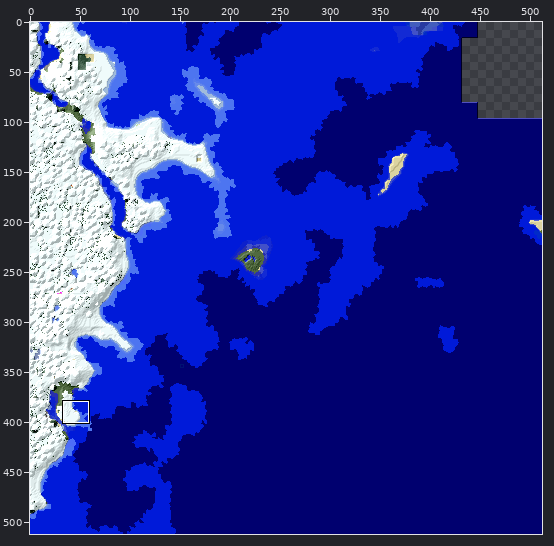
One commit to this sprite sheet: tile.-13.-1.png. Above, an overview of the earlier version with the close-up marked.
Close-up. First the earlier version:
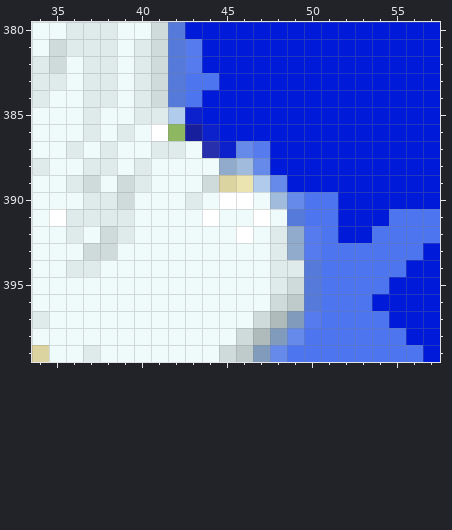
The file is 512x512 pixels. Colours within 5 levels of each other are drawn and written as one. Shown: x 34..57, y 380..399. The commit also changed other parts of the picture, which this record leaves out.
Once edited:
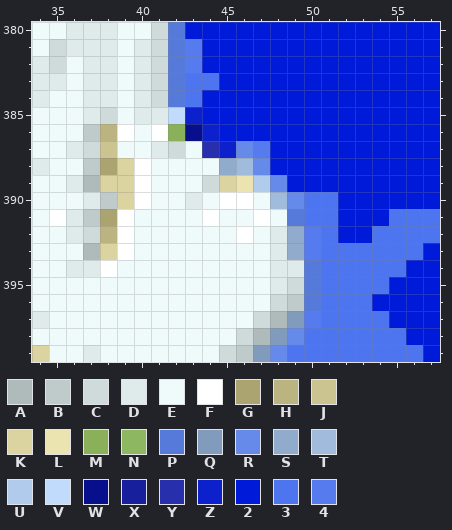
Palette (. is transparent): A #afbbbb  B #bfcbcb  C #cfdbdb  D #dfebeb  E #effbfb  F #ffffff  G #aba370  H #bbb380  J #cbc390  K #dbd3a0  L #ebe3b0  M #8ab159  N #8db761  P #567ada  Q #809bbb  R #668aea  S #90abcb  T #a0bbdb  U #b0cbeb  V #c0dbfb  W #080f8c  X #181f9c  Y #282fac  Z #0c20cc  2 #001ad9  3 #4d75f0  4 #557bee
The edit:
{"y":385,"x":38,"old":"E","new":"C"}
{"y":385,"x":42,"old":"U","new":"V"}
{"y":386,"x":37,"old":"DED","new":"BHF"}
{"y":386,"x":42,"old":"NX","new":"MW"}
{"y":387,"x":37,"old":"ED","new":"CJ"}
{"y":387,"x":42,"old":"D","new":"C"}
{"y":388,"x":37,"old":"DDED","new":"BGKF"}
{"y":389,"x":37,"old":"CECD","new":"AKKF"}
{"y":390,"x":38,"old":"DCE","new":"BKF"}
{"y":391,"x":37,"old":"DDD","new":"BGF"}
{"y":392,"x":37,"old":"ECD","new":"CHF"}
{"y":393,"x":37,"old":"CCE","new":"AKF"}
{"y":394,"x":38,"old":"E","new":"F"}
{"label":"changed","picture_box":[83,107,202,277]}
